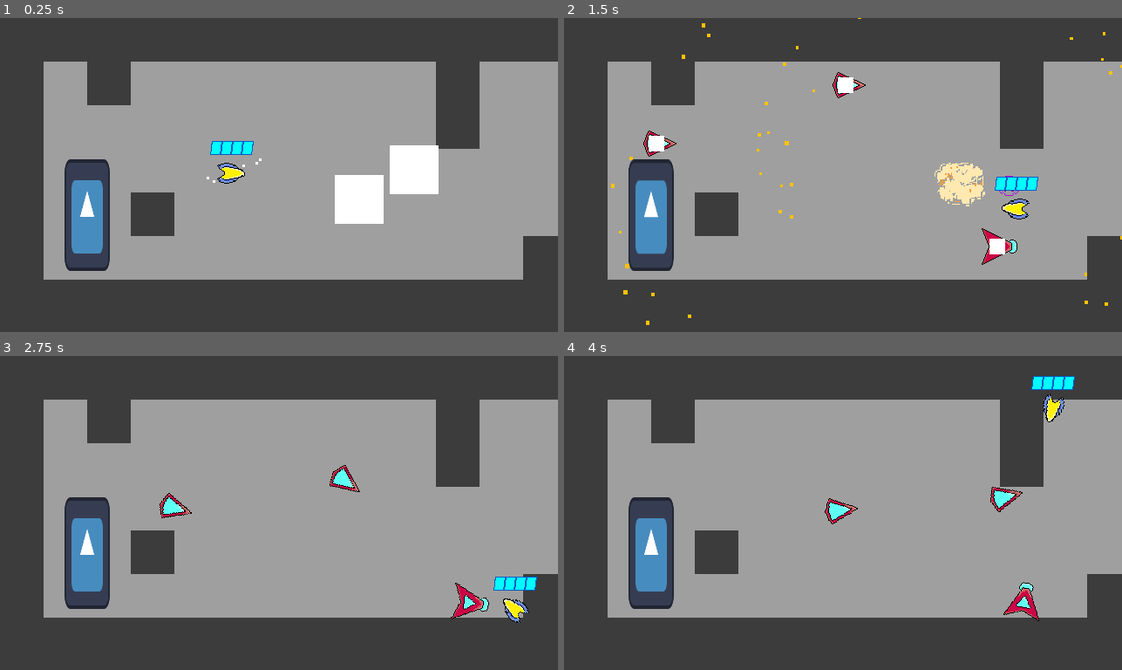
Above: before the commit, frames 1-4 (two rows, left to right).
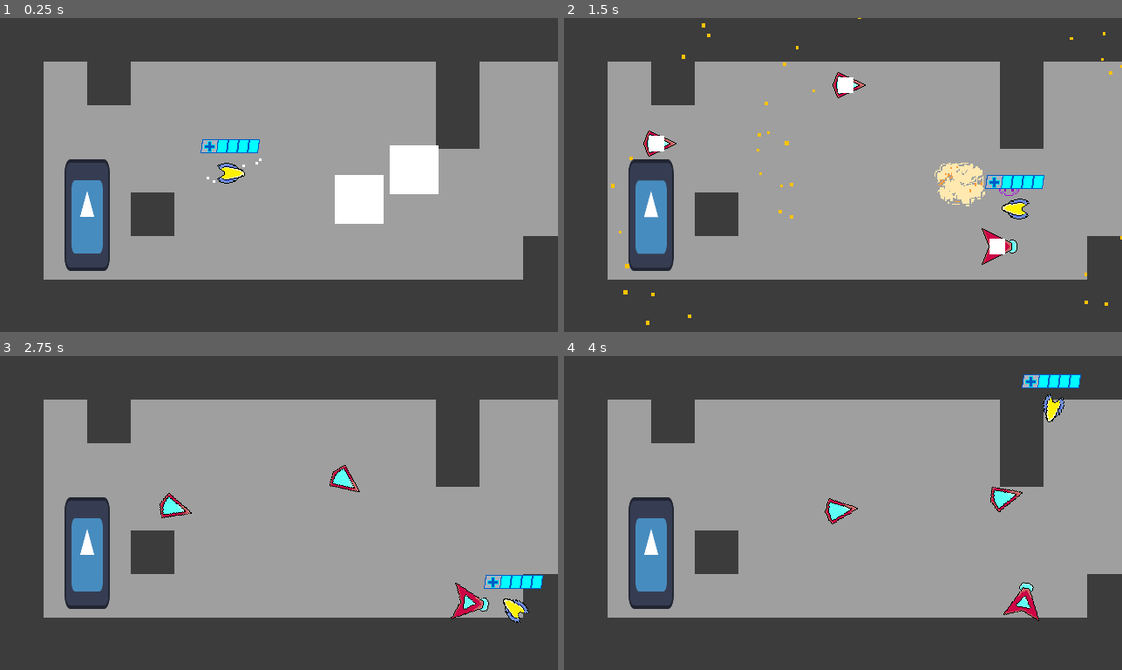
Above: after the commit, the same moments.

Repository: Nick98765432/Space-Blast
Game: Godot game, scene res://Levels/Level levels/node_2d.tscn
The game is run twice, just before and just after one commit, with the same random seed, the same clock (stepped at 60 frames per second) and the same inputs. The engine's default icon, where the game draws it, is replaced by a stand-in: a white triangle on a blue panel in a dark square. Sound files missing from this copy of the repository are replaced by a short silence.
Inputs (mouse positions are in pixels of both pictures, inside the frame that each line leads up to):
- Up to frame 1 (0.25 s): no input
- Up to frame 2 (1.5 s): move the mouse to (965, 159) at 0.52 s; hold D (right) 0.53-1.28 s; right-click (965, 159) at 0.6 s; move the mouse to (731, 190) at 1.27 s; hold S (down) from 1.28 s (still down); tap 3 (fullAuto) at 1.35 s
- Up to frame 3 (2.75 s): move the mouse to (334, 443) at 2.02 s; release S (down) at 2.03 s; hold D (right) from 2.03 s (still down); tap E (interact) at 2.1 s
- Up to frame 4 (4 s): move the mouse to (815, 575) at 2.77 s; release D (right) at 2.78 s; hold W (up) 2.78-3.53 s; tap Space (parry) at 2.85 s; move the mouse to (1010, 560) at 3.52 s; press the mouse at (1010, 560) at 3.53 s; hold A (left) from 3.53 s (still down)

The runs differ from the first frame. In frame 1, 0.4% of the frame differs, in the area x 35-47%, y 38-44%; in frame 2, 0.4%; in frame 3, 0.4%; in frame 4, 0.4%.

Commit message:
healthbar change

Diff:
--- a/Enemies/Scenes/AceMan.tscn
+++ b/Enemies/Scenes/AceMan.tscn
@@ -198,15 +198,22 @@
 shape = SubResource("CircleShape2D_ik1pq")
 
 [node name="HealthBar" type="TextureProgressBar" parent="."]
-offset_left = -24.0
-offset_top = -45.0
-offset_right = 24.0
-offset_bottom = -13.0
+anchors_preset = 8
+anchor_left = 0.5
+anchor_top = 0.5
+anchor_right = 0.5
+anchor_bottom = 0.5
+offset_left = -49.0
+offset_top = -47.0
+offset_right = 33.0
+offset_bottom = -15.0
+grow_horizontal = 2
+grow_vertical = 2
 max_value = 70.0
 value = 70.0
 texture_under = ExtResource("6_hqw8h")
 texture_progress = ExtResource("7_3l3pj")
-texture_progress_offset = Vector2(1, 0)
+texture_progress_offset = Vector2(33, 0)
 
 [node name="Sounds" type="Node2D" parent="."]
 
--- a/Player/player.tscn
+++ b/Player/player.tscn
@@ -212,14 +212,21 @@
 one_shot = true
 
 [node name="HealthBar" type="TextureProgressBar" parent="."]
-offset_left = -24.0
-offset_top = -45.0
-offset_right = 24.0
-offset_bottom = -13.0
+anchors_preset = 8
+anchor_left = 0.5
+anchor_top = 0.5
+anchor_right = 0.5
+anchor_bottom = 0.5
+offset_left = -49.0
+offset_top = -47.0
+offset_right = 33.0
+offset_bottom = -15.0
+grow_horizontal = 2
+grow_vertical = 2
 value = 100.0
 texture_under = ExtResource("6_bq038")
 texture_progress = ExtResource("7_thfcu")
-texture_progress_offset = Vector2(1, 0)
+texture_progress_offset = Vector2(33, 0)
 
 [node name="Sounds" type="Node2D" parent="."]
 
Binary file changed: Player/sprites and assets/No Life.png
